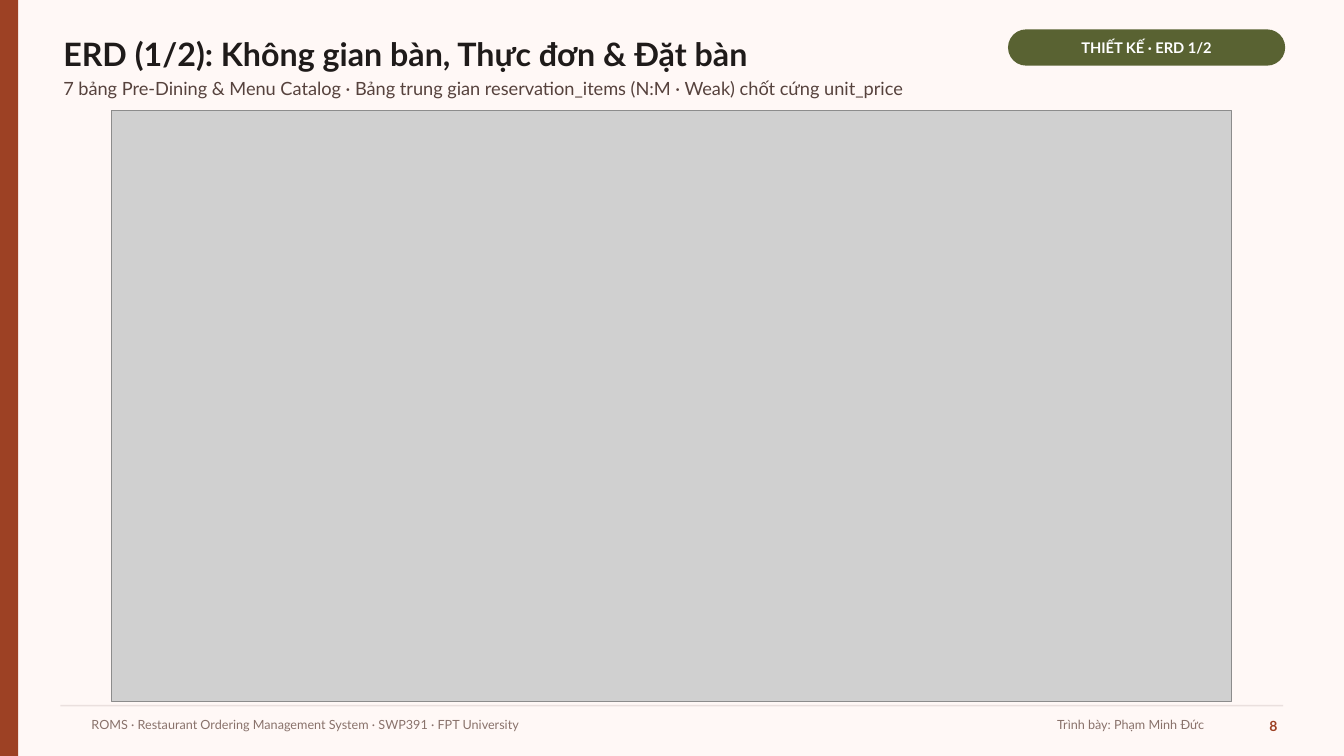
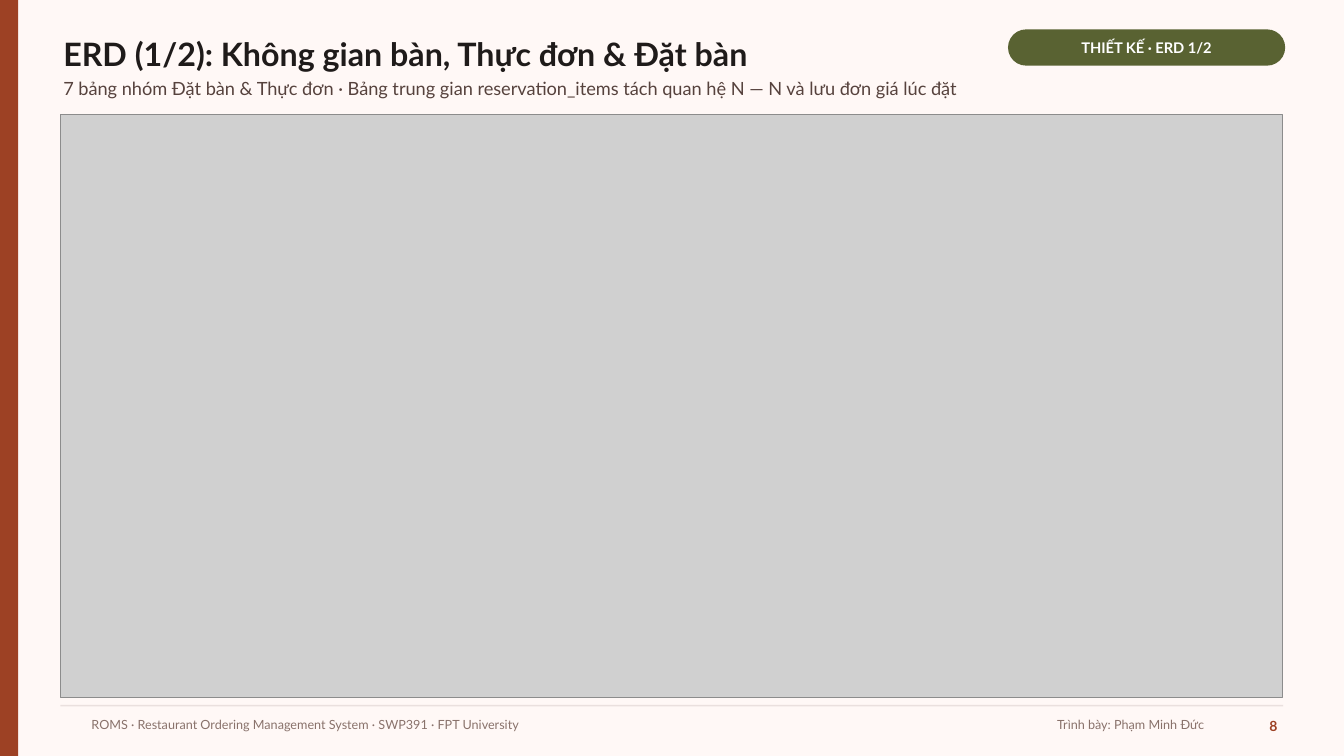
Before and after one commit to GROUP6-ROMS/Restaurant-Ordering-Management-System-ROMS, a slide deck: slide 8 of slide/ROMS_Bao_ve_SWP391.pptx. Drawn at 1344x756 pixels with LibreOffice and Linux fonts; fonts in the diff are those of the drawing; grey boxes stand for pictures; background and template pictures are left out. Boxes give left, top, right and bottom in pixels: in the first picture for what was removed or moved away, otherwise in the second. Text is boxed around its words. In the diff, an @@ line names an element or a change of style, - is before the commit and + after.

```diff
--- a/slide/ROMS_Bao_ve_SWP391.pptx
+++ b/slide/ROMS_Bao_ve_SWP391.pptx
@@ text at (x1=63, y1=81, x2=957, y2=99): text changed @@
-7 bảng Pre-Dining & Menu Catalog · Bảng trung gian reservation_items (N:M · Weak) chốt cứng unit_price
+7 bảng nhóm Đặt bàn & Thực đơn · Bảng trung gian reservation_items tách quan hệ N — N và lưu đơn giá lúc đặt
@@ picture resized from (x1=112, y1=111, x2=1232, y2=702) to (x1=60, y1=115, x2=1282, y2=698) @@
```
Also in this commit, not shown: 1 other slide changed, 4 other files.
